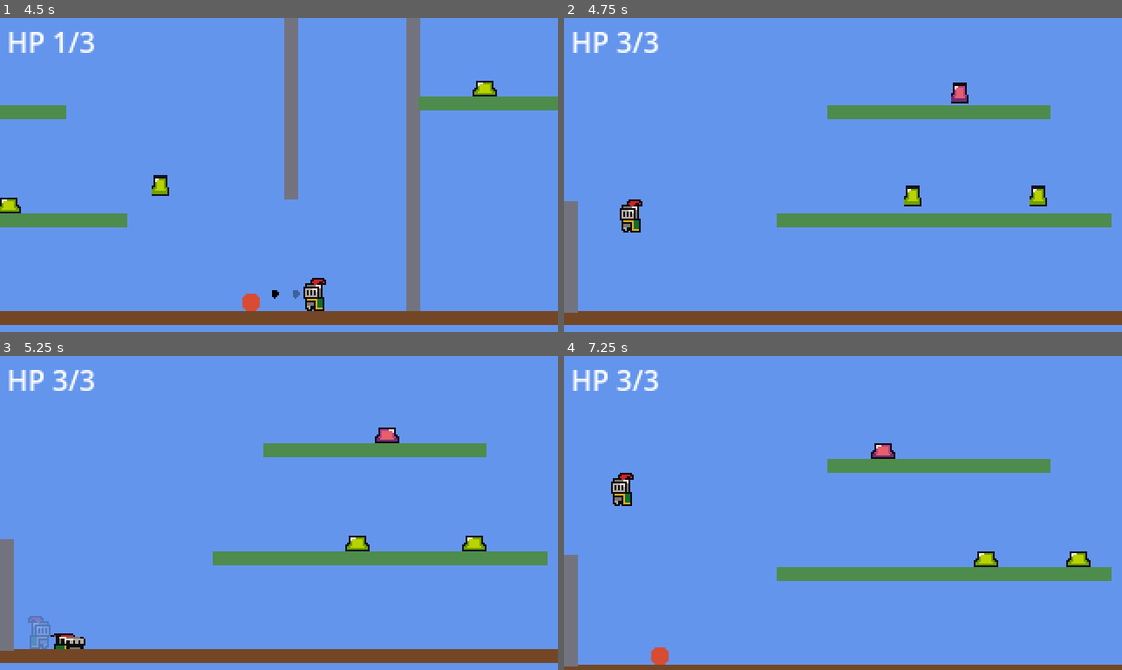
Above: before the commit, frames 1-4 (two rows, left to right).
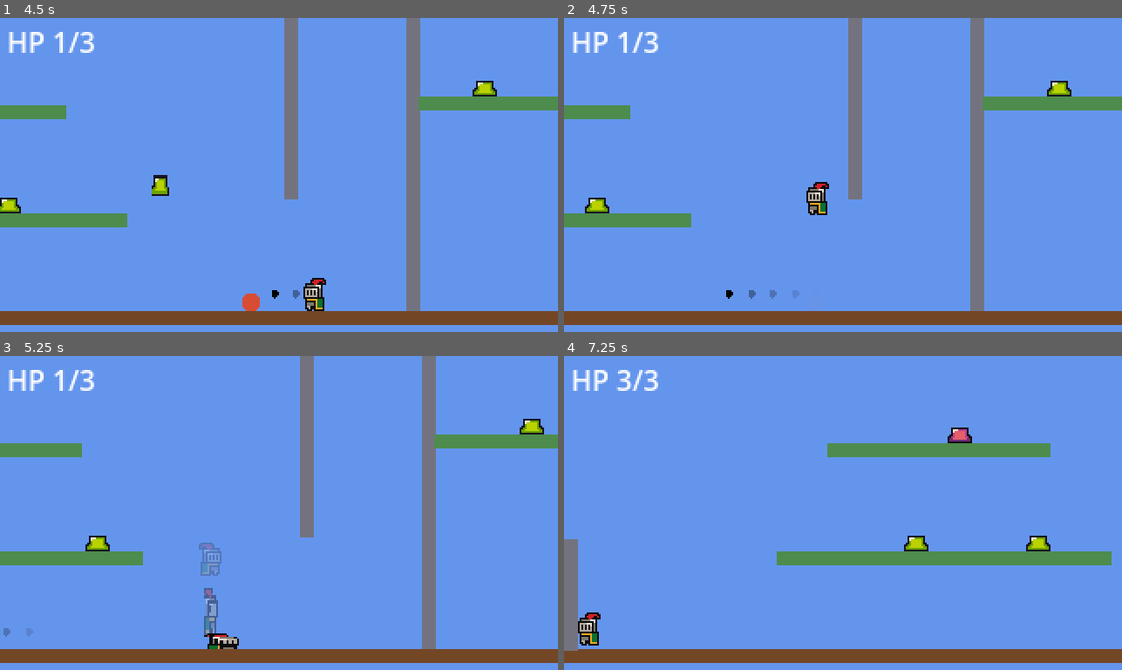
Above: after the commit, the same moments.

Repository: SolutionsByCarson/ScratchPad
Game: Godot game, scene res://scenes/main.tscn
The game is run twice, just before and just after one commit, with the same random seed, the same clock (stepped at 60 frames per second) and the same inputs.
Inputs:
- Up to frame 1 (4.5 s): hold D (move_right) 0.53-2.03 s; tap Shift (dash) at 0.6, 3.6 s; tap Space (jump) at 0.77, 1.52, 3.02, 3.77 s; tap J (shoot) at 1.35, 4.35 s; hold A (move_left) 2.03-2.78 s; tap S (slam) at 2.1 s; hold D (move_right) 2.78-4.28 s; tap K (throw) at 2.85 s; hold A (move_left) from 4.28 s (still down)
- Up to frame 2 (4.75 s): keep holding A (move_left); tap Space (jump) at 4.52 s
- Up to frame 3 (5.25 s): release A (move_left) at 5.03 s; hold D (move_right) from 5.03 s (still down); tap S (slam) at 5.1 s
- Up to frame 4 (7.25 s): release D (move_right) at 5.78 s; hold A (move_left) from 5.78 s (still down); tap K (throw) at 5.85 s; tap Space (jump) at 6.02, 6.77 s; tap Shift (dash) at 6.6 s

Frame 1 is identical in both runs. In frame 2, 13% of the frame differs, in the area x 0-100%, y 0-94%; in frame 3, 14%; in frame 4, 16%, in the area x 0-100%, y 22-100%.

Commit message:
Grenade: wave-based damage. Damage applies only as the expanding ring reaches each target — wave speed 260 px/s (slightly slower than dash 320), so dashing away lets you outrun your own blast.

Diff:
--- a/scripts/grenade.gd
+++ b/scripts/grenade.gd
@@ -3,7 +3,10 @@
 const THROW_SPEED_X := 200.0
 const THROW_SPEED_Y := -180.0
 const GRAVITY := 700.0
-const EXPLOSION_RADIUS := 48.0
+const BASE_EXPLOSION_RADIUS := 48.0
+const CHARGE_RADIUS_PER_SEC := 20.0
+const CHARGE_MAX_TIME := 5.0
+const WAVE_SPEED := 260.0
 const CONTACT_RADIUS := 9.0
 const PLAYER_CONTACT_RADIUS := 12.0
 const PLAYER_DAMAGE := 2
@@ -14,20 +17,32 @@
 const TRAIL_INTERVAL := 0.04
 const TRAIL_DURATION := 0.28
 
-const BLAST_DURATION := 0.25
 const BLAST_COLOR := Color(1.0, 0.15, 0.15, 0.8)
 const BLAST_SEGMENTS := 32
 
 var direction: float = 1.0
+var explosion_radius: float = BASE_EXPLOSION_RADIUS
 var _trail_timer := 0.0
 var _life_left := LIFETIME
 var _arm_left := ARM_TIME
 var _exploded := false
+var _wave_radius := 0.0
+var _wave_duration := 0.0
+var _damaged: Array = []
 
 
 func _ready() -> void:
 	add_to_group("grenade")
 	velocity = Vector2(direction * THROW_SPEED_X, THROW_SPEED_Y)
+
+
+func set_charge(seconds: float) -> void:
+	var s: float = clampf(seconds, 0.0, CHARGE_MAX_TIME)
+	explosion_radius = BASE_EXPLOSION_RADIUS + s * CHARGE_RADIUS_PER_SEC
+	var visual: Polygon2D = get_node_or_null("Visual") as Polygon2D
+	if visual != null:
+		var t: float = s / CHARGE_MAX_TIME
+		visual.modulate = Color(1.0, 1.0 - 0.5 * t, 1.0 - 0.8 * t, 1.0)
 
 
 func detonate() -> void:
@@ -36,6 +51,7 @@
 
 func _physics_process(delta: float) -> void:
 	if _exploded:
+		_tick_wave(delta)
 		return
 	_arm_left = max(0.0, _arm_left - delta)
 	velocity.y += GRAVITY * delta
@@ -77,21 +93,39 @@
 	if _exploded:
 		return
 	_exploded = true
+	_wave_duration = explosion_radius / WAVE_SPEED
+	_wave_radius = 0.0
 	Audio.play_sfx("explosion")
 	_spawn_explosion_ring()
+	remove_from_group("grenade")
+	var visual := get_node_or_null("Visual") as CanvasItem
+	if visual != null:
+		visual.visible = false
+	var cs := get_node_or_null("CollisionShape2D") as CollisionShape2D
+	if cs != null:
+		cs.set_deferred("disabled", true)
+
+
+func _tick_wave(delta: float) -> void:
+	_wave_radius = min(_wave_radius + WAVE_SPEED * delta, explosion_radius)
 	for enemy in get_tree().get_nodes_in_group("enemy"):
-		if enemy is Node2D:
-			var e: Node2D = enemy
-			if global_position.distance_to(e.global_position) <= EXPLOSION_RADIUS:
-				if e.has_method("take_damage"):
-					e.take_damage(ENEMY_DAMAGE)
-				else:
-					e.queue_free()
+		if _damaged.has(enemy):
+			continue
+		if enemy is Node2D and global_position.distance_to((enemy as Node2D).global_position) <= _wave_radius:
+			_damaged.append(enemy)
+			var e: Node = enemy
+			if e.has_method("take_damage"):
+				e.take_damage(ENEMY_DAMAGE)
+			else:
+				e.queue_free()
 	var player := get_tree().get_first_node_in_group("player")
-	if player is Node2D and player.has_method("take_damage"):
-		if global_position.distance_to((player as Node2D).global_position) <= EXPLOSION_RADIUS:
-			player.take_damage(PLAYER_DAMAGE)
-	queue_free()
+	if player != null and not _damaged.has(player):
+		if player is Node2D and global_position.distance_to((player as Node2D).global_position) <= _wave_radius:
+			_damaged.append(player)
+			if (player as Node).has_method("take_damage"):
+				(player as Node).take_damage(PLAYER_DAMAGE)
+	if _wave_radius >= explosion_radius:
+		queue_free()
 
 
 func _spawn_explosion_ring() -> void:
@@ -101,7 +135,7 @@
 	var pts: PackedVector2Array = []
 	for i in range(BLAST_SEGMENTS):
 		var a: float = TAU * float(i) / float(BLAST_SEGMENTS)
-		pts.append(Vector2(cos(a), sin(a)) * EXPLOSION_RADIUS)
+		pts.append(Vector2(cos(a), sin(a)) * explosion_radius)
 	var ring := Polygon2D.new()
 	ring.polygon = pts
 	ring.color = BLAST_COLOR
@@ -111,11 +145,10 @@
 	ring.global_position = global_position
 
 	var scale_tw := ring.create_tween()
-	scale_tw.tween_property(ring, "scale", Vector2.ONE, BLAST_DURATION) \
-		.set_trans(Tween.TRANS_BACK) \
-		.set_ease(Tween.EASE_OUT)
+	scale_tw.tween_property(ring, "scale", Vector2.ONE, _wave_duration) \
+		.set_trans(Tween.TRANS_LINEAR)
 
-	var flash_time: float = BLAST_DURATION / 6.0
+	var flash_time: float = _wave_duration / 6.0
 	var flash_tw := ring.create_tween()
 	flash_tw.tween_property(ring, "modulate:a", 0.25, flash_time)
 	flash_tw.tween_property(ring, "modulate:a", 1.0, flash_time)
